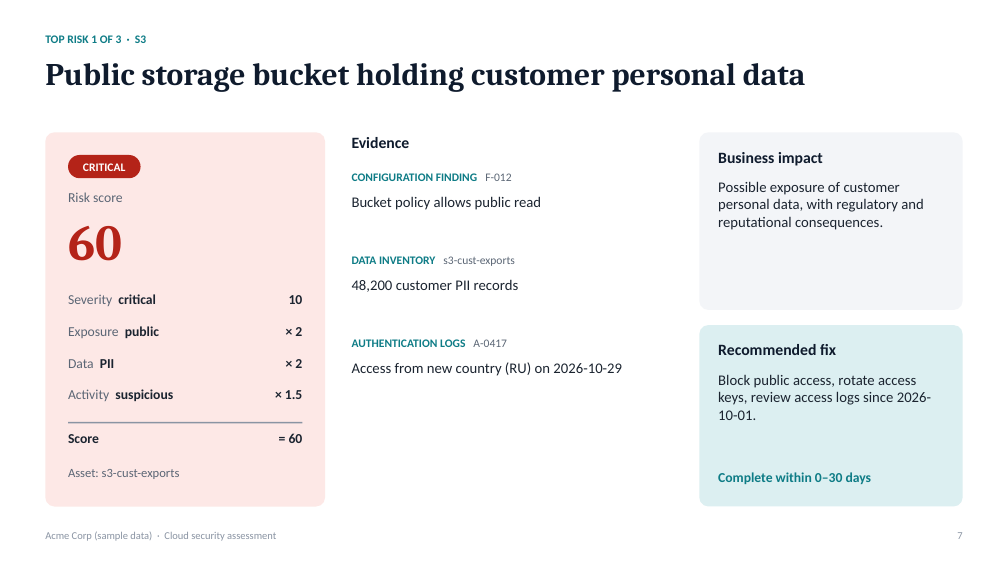
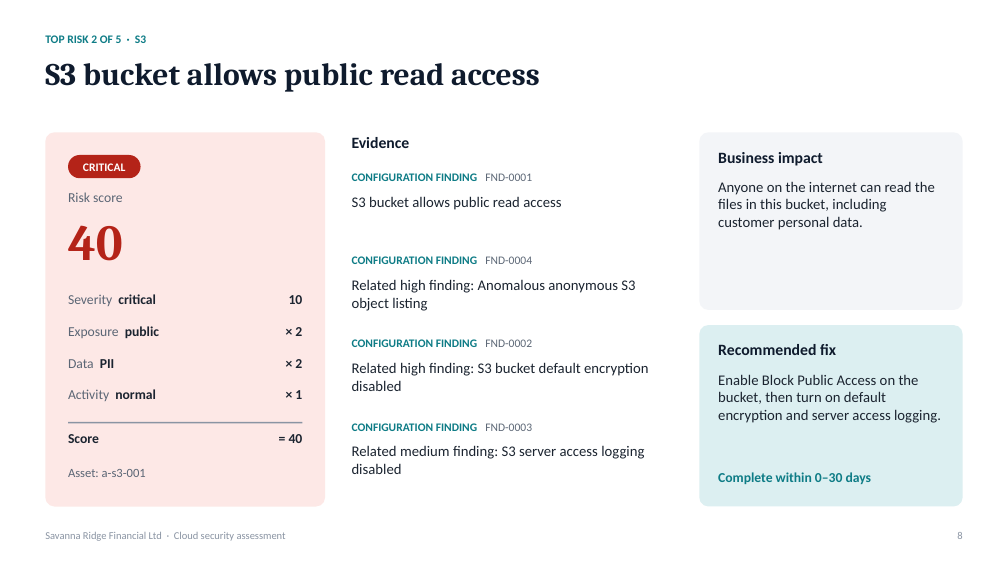
Before and after one commit to judie-paul/secassess-mcp, a slide deck: slide 8 of examples/sample_report.pptx (slide 7 before the commit). Drawn at 1008x567 pixels with LibreOffice and Linux fonts; fonts in the diff are those of the drawing. Boxes give left, top, right and bottom in pixels: in the first picture for what was removed or moved away, otherwise in the second. Text is boxed around its words. In the diff, an @@ line names an element or a change of style, - is before the commit and + after.

Commit message:
Check AI risk text for numbers, fix real-data layout, align skills with backend

```diff
--- a/examples/sample_report.pptx
+++ b/examples/sample_report.pptx
@@ text at bbox=[45, 35, 146, 43]: text changed @@
-TOP RISK 1 OF 3 · S3
+TOP RISK 2 OF 5 · S3
@@ text at bbox=[45, 63, 540, 92]: text changed @@
-Public storage bucket holding customer personal data
+S3 bucket allows public read access
@@ text at bbox=[352, 173, 532, 181]: text changed @@
-CONFIGURATION FINDING F-012
+CONFIGURATION FINDING FND-0001
@@ text at bbox=[352, 196, 561, 210]: text changed @@
-Bucket policy allows public read
+S3 bucket allows public read access
@@ text at bbox=[718, 181, 935, 230]: text changed @@
-Possible exposure of customer personal data, with regulatory and reputational consequences.
+Anyone on the internet can read the files in this bucket, including customer personal data.
@@ text at bbox=[68, 225, 123, 261]: text changed @@
-60
+40
@@ text at bbox=[352, 256, 532, 264]: text changed; text colour #5B6675 to #0E7C86; bold on @@
-DATA INVENTORY s3-cust-exports
+CONFIGURATION FINDING FND-0004
@@ text at bbox=[352, 279, 635, 311]: text changed @@
-48,200 customer PII records
+Related high finding: Anomalous anonymous S3 object listing
@@ text at bbox=[352, 339, 532, 347]: text changed @@
-AUTHENTICATION LOGS A-0417
+CONFIGURATION FINDING FND-0002
@@ text at bbox=[68, 389, 156, 401]: text changed; text colour #1B2430 to #5B6675; bold off @@
-Activity suspicious
+Activity normal
@@ text at bbox=[352, 362, 648, 391]: text changed @@
-Access from new country (RU) on 2026-10-29
+Related high finding: S3 bucket default encryption disabled
@@ text at bbox=[718, 374, 941, 423]: text changed @@
-Block public access, rotate access keys, review access logs since 2026-10-01.
+Enable Block Public Access on the bucket, then turn on default encryption and server access logging.
@@ text at bbox=[295, 390, 302, 399]: text changed @@
-× 1.5
+× 1
@@ text at bbox=[289, 434, 303, 443]: text changed @@
-= 60
+= 40
@@ text added at bbox=[352, 423, 532, 431], 11 pt, text #0E7C86, bold @@
+CONFIGURATION FINDING FND-0003
@@ text added at bbox=[352, 445, 644, 474], 14 pt, text #1B2430 @@
+Related medium finding: S3 server access logging disabled
@@ text at bbox=[68, 469, 146, 477]: text changed @@
-Asset: s3-cust-exports
+Asset: a-s3-001
@@ text at bbox=[45, 532, 286, 541]: text changed @@
-Acme Corp (sample data) · Cloud security assessment
+Savanna Ridge Financial Ltd · Cloud security assessment
@@ text at bbox=[957, 532, 962, 539]: text changed @@
-7
+8
```
Also in this commit, not shown: 11 other slides changed, 14 other files.
